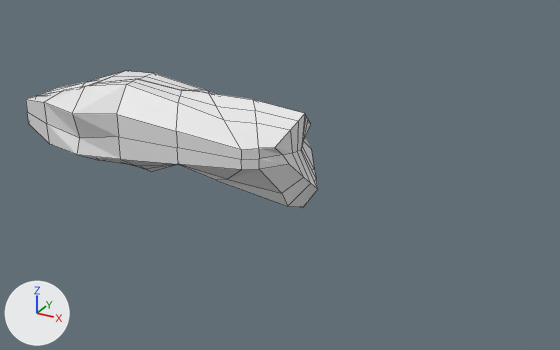
Before and after pictures for a commit that changed the Blender file Zeyu_Keychain_v01.blend.
Rendered twice from a 50 mm camera at (6.24, -8.59, 5.77) aimed at (1.44, 0.13, 1.41). The lights are fixed; the arrows at lower left show +X, +Y and +Z. The older version comes first. Mesh edges are drawn as thin lines.

In view in the first picture: '立方体'.
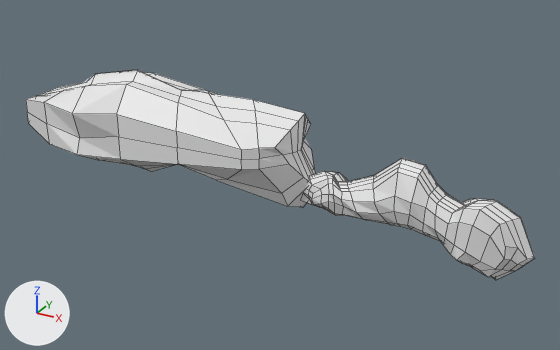
Edits to the bpy script that builds the scene:
```text
Change me_立方体_001:
    used by ob_立方体; location = (0.0, 0.0, 1.831); scale = (0.591, 0.591, 0.591)
    remove me_立方体_001.from_pydata(...)  # 78 vertices, 68 faces; spans x -5.16..3.55, y -1.62..0.02, z -1.31..1.16
    add me_立方体_001.from_pydata(...)  # 78 vertices, 68 faces; spans x -5.16..3.55, y -1.62..0.02, z -1.31..1.36
    me_立方体_001 part 1
    me_立方体_001.vertices[10].co: (-1.43, 0.02, 1.14) -> (-1.43, 0.02, 1.36)  # pixel (138, 78) -> pixel (137, 69)
    me_立方体_001.vertices[15].co: (-2.82, 0.02, 0.83) -> (-2.82, 0.02, 1.07)  # pixel (96, 83) -> pixel (95, 73)
Add me_立方体_002:
    me_立方体_002.from_pydata(...)  # 172 vertices, 153 faces; spans x -1.59..1.56, y -0.29..0.04, z -1.05..0.33
Add ob_立方体_002:
    ob_立方体_002 = bpy.data.objects.new('立方体.002', me_立方体_002)
    ob_立方体_002.location = (3.432, 0.0, 1.745)
    _m = ob_立方体_002.modifiers.new('镜像', 'MIRROR')
    _m.use_axis = (False, True, False)
```

Boxes (x1, y1, x2, y2) around the edits, measured in the pictures (560 x 350 px; the box of a moved part takes in the faces that stretch with it):
'立方体', reshaped: before (26, 71, 318, 208); after (26, 70, 315, 208)
'立方体.002', added: after (302, 158, 535, 280)
part 1 of me_立方体_001, moved or reshaped: before (91, 76, 192, 96); after (76, 70, 192, 96)
